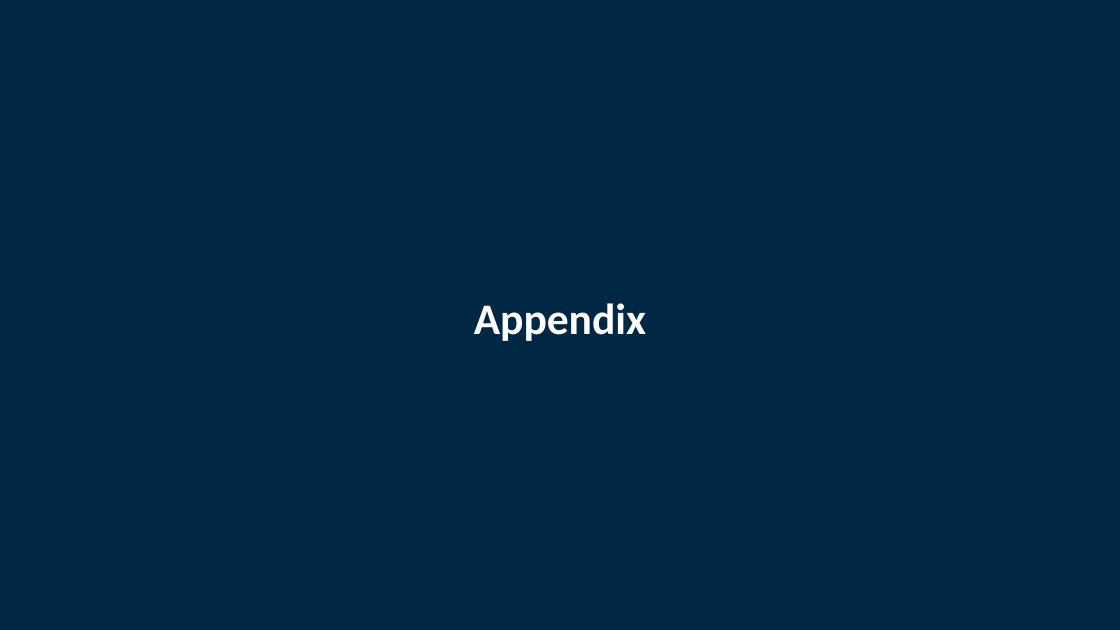
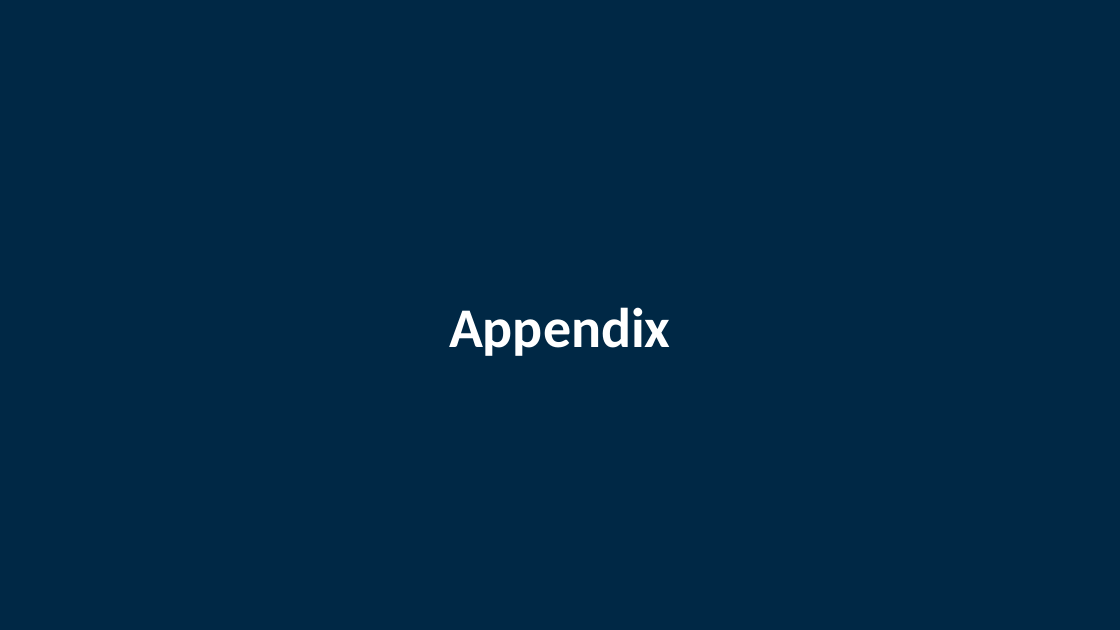
Before and after one commit to vamshi694/Apple_Case_Study, a slide deck: slide 7 of Data/Apple_Case_Study_Presentation_VAMSHI_MUGALA.pptx (slide 5 before the commit). Drawn at 1120x630 pixels with LibreOffice and Linux fonts; fonts in the diff are those of the drawing. Boxes give left, top, right and bottom in pixels: in the first picture for what was removed or moved away, otherwise in the second. Text is boxed around its words. In the diff, an @@ line names an element or a change of style, - is before the commit and + after.

```diff
--- a/Data/Apple_Case_Study_Presentation_VAMSHI_MUGALA.pptx
+++ b/Data/Apple_Case_Study_Presentation_VAMSHI_MUGALA.pptx
@@ title "Appendix" at (x1=449, y1=307, x2=671, y2=356): size 28 to 36 pt @@
```
Also in this commit, not shown: 3 other slides changed, 4 slides added, 3 other files.
